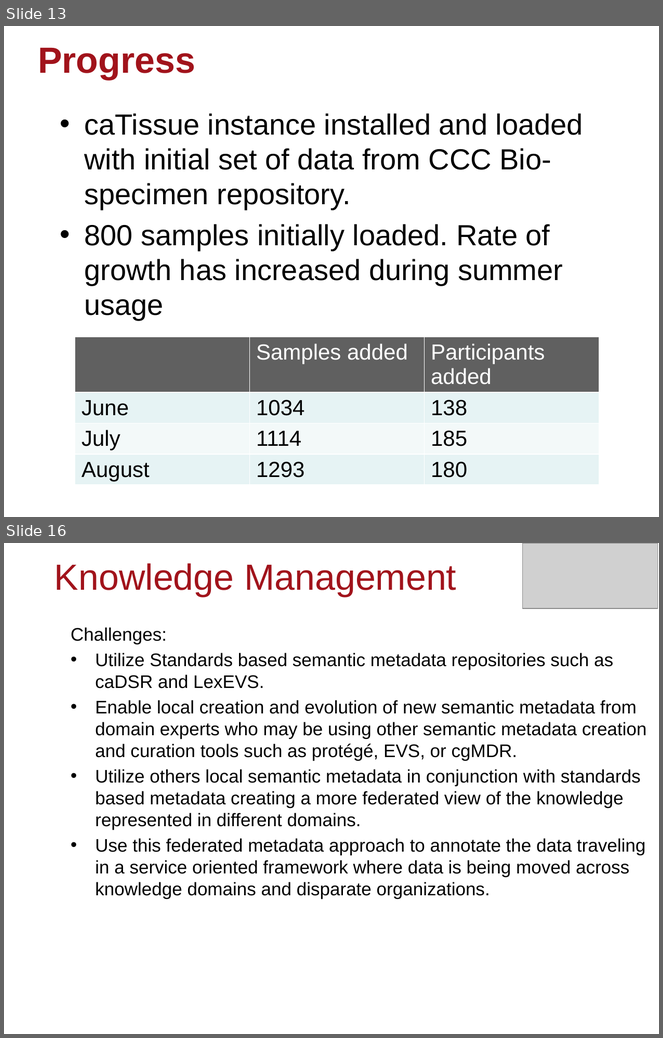
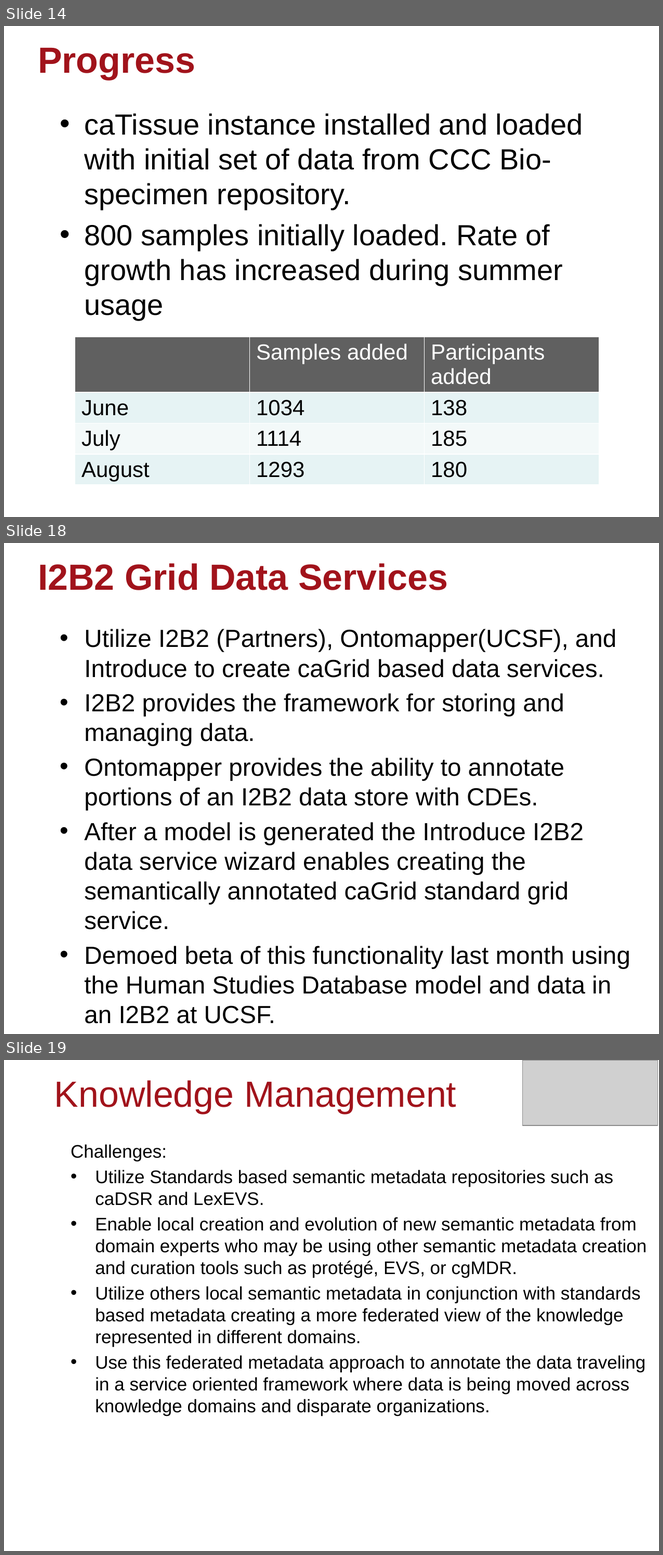
Before and after one commit to NCIP/cagrid-docs, a slide deck: general/presentations/200910_VCDE_ARCH/Adopting-Adapting-caGrid.pptx. Shown one above the other, each under a label of ours: slides 13 and 16 before the commit, slides 14, 18 and 19 after it; the slides between them are not shown. The pictures are 663x1038 and 663x1555 pixels, drawn with LibreOffice and Linux fonts; fonts in the diff are those of the drawing; grey boxes stand for pictures; background and template pictures are left out. Boxes give left, top, right and bottom in pixels: in the first picture for what was removed or moved away, otherwise in the second. Text is boxed around its words. In the diff, an @@ line names an element or a change of style, - is before the commit and + after.

```diff
--- a/general/presentations/200910_VCDE_ARCH/Adopting-Adapting-caGrid.pptx
+++ b/general/presentations/200910_VCDE_ARCH/Adopting-Adapting-caGrid.pptx
@@ slide 18 added at <box>4,543,659,1034</box>, background picture (left out) @@
@@ title added at <box>38,563,448,590</box>, 40 pt, text #A1131B, bold @@
+I2B2 Grid Data Services
@@ text added at <box>84,629,631,994</box>, 27.2 pt, text #000000 @@
+• Utilize I2B2 (Partners), Ontomapper(UCSF), and Introduce to create caGrid based data services.
+• I2B2 provides the framework for storing and managing data.
+• Ontomapper provides the ability to annotate portions of an I2B2 data store with CDEs.
+• After a model is generated the Introduce I2B2 data service wizard enables creating the semantically annotated caGrid standard grid service.
+• Demoed beta of this functionality last month using the Human Studies Database model and data in an I2B2 at UCSF.
@@ what was slide 13 is now slide 14 @@
@@ what was slide 16 is now slide 19 @@
```
Also in this commit, not shown: 5 slides changed, 4 other slides added, 13 slides removed.
